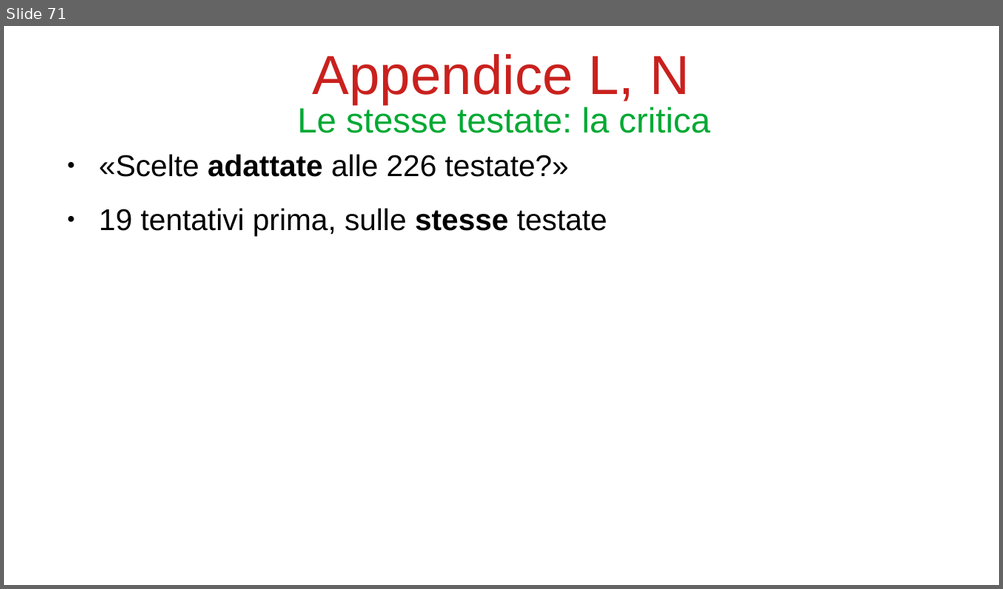
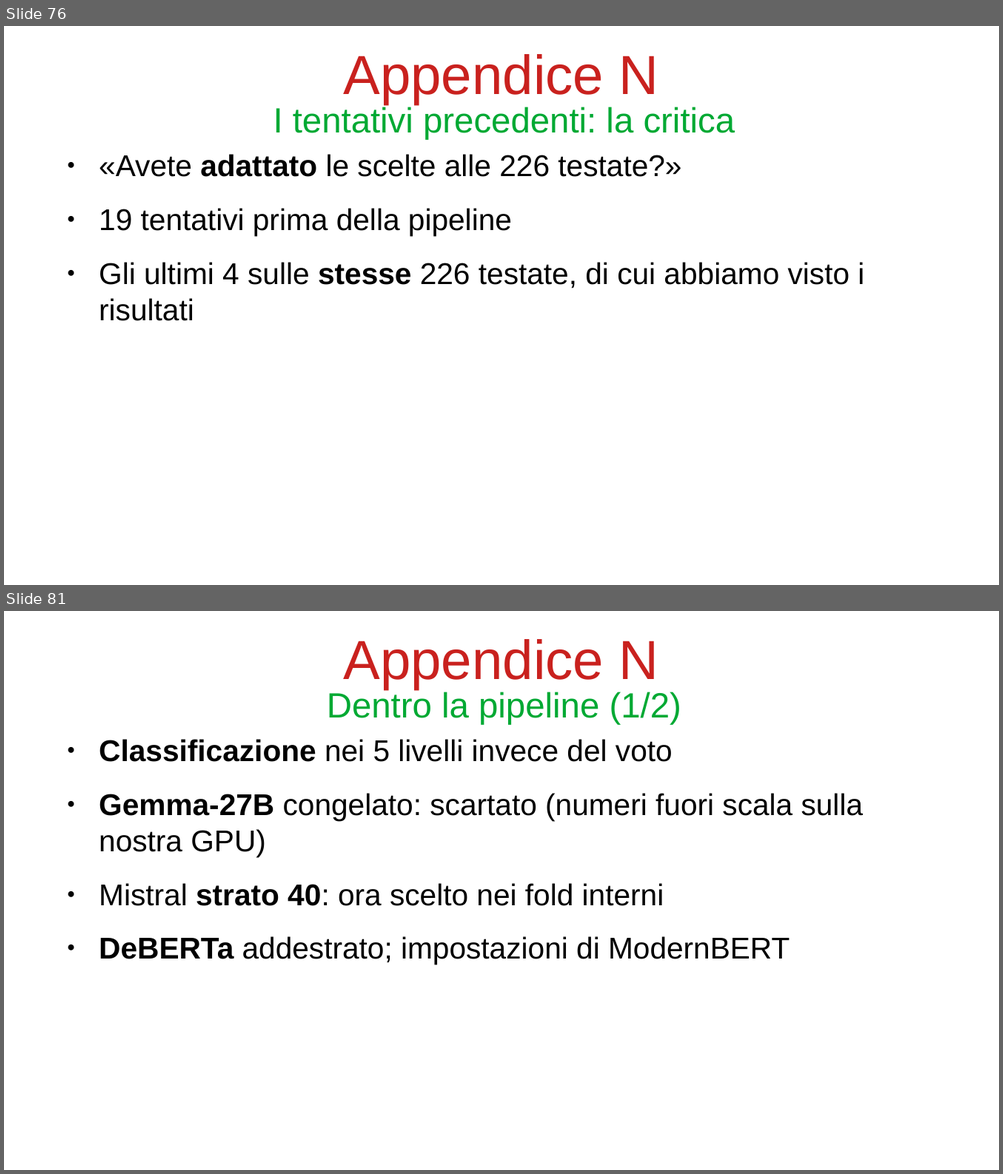
Before and after one commit to bianchi-john/PublisherClassification, a slide deck: Presentazioni/Paper rivista/PaperRivista.odp. Shown one above the other, each under a label of ours: slide 71 before the commit, slides 76 and 81 after it; the slides between them are not shown. The pictures are 1003x589 and 1003x1174 pixels, drawn with LibreOffice and Linux fonts; fonts in the diff are those of the drawing. Boxes give left, top, right and bottom in pixels: in the first picture for what was removed or moved away, otherwise in the second. Text is boxed around its words. In the diff, an @@ line names an element or a change of style, - is before the commit and + after.

```diff
--- a/Presentazioni/Paper rivista/PaperRivista.odp
+++ b/Presentazioni/Paper rivista/PaperRivista.odp
@@ slide 81 added at box(4, 611, 999, 1170), background #FFFFFF @@
@@ title added at box(343, 639, 659, 689), 44 pt, text #C9211E @@
+Appendice N
@@ title added at box(327, 690, 681, 725), 28 pt, text #00A933 @@
+Dentro la pipeline (1/2)
@@ text added at box(99, 739, 863, 965), 24 pt, text #000000 @@
+● Classificazione nei 5 livelli invece del voto
+● Gemma-27B congelato: scartato (numeri fuori scala sulla nostra GPU)
+● Mistral strato 40: ora scelto nei fold interni
+● DeBERTa addestrato; impostazioni di ModernBERT
@@ what was slide 71 is now slide 76 @@
@@ slide 76 changed as well @@
@@ title at box(343, 54, 659, 104): text changed @@
-Appendice L, N
+Appendice N
@@ title at box(273, 105, 735, 140): text changed @@
-Le stesse testate: la critica
+I tentativi precedenti: la critica
@@ text at box(99, 154, 864, 321): text changed @@
-● «Scelte adattate alle 226 testate?»
-● 19 tentativi prima, sulle stesse testate
+● «Avete adattato le scelte alle 226 testate?»
+● 19 tentativi prima della pipeline
+● Gli ultimi 4 sulle stesse 226 testate, di cui abbiamo visto i risultati
```
Also in this commit, not shown: 10 other slides changed, 10 other slides added, 5 slides removed, 36 other files.
